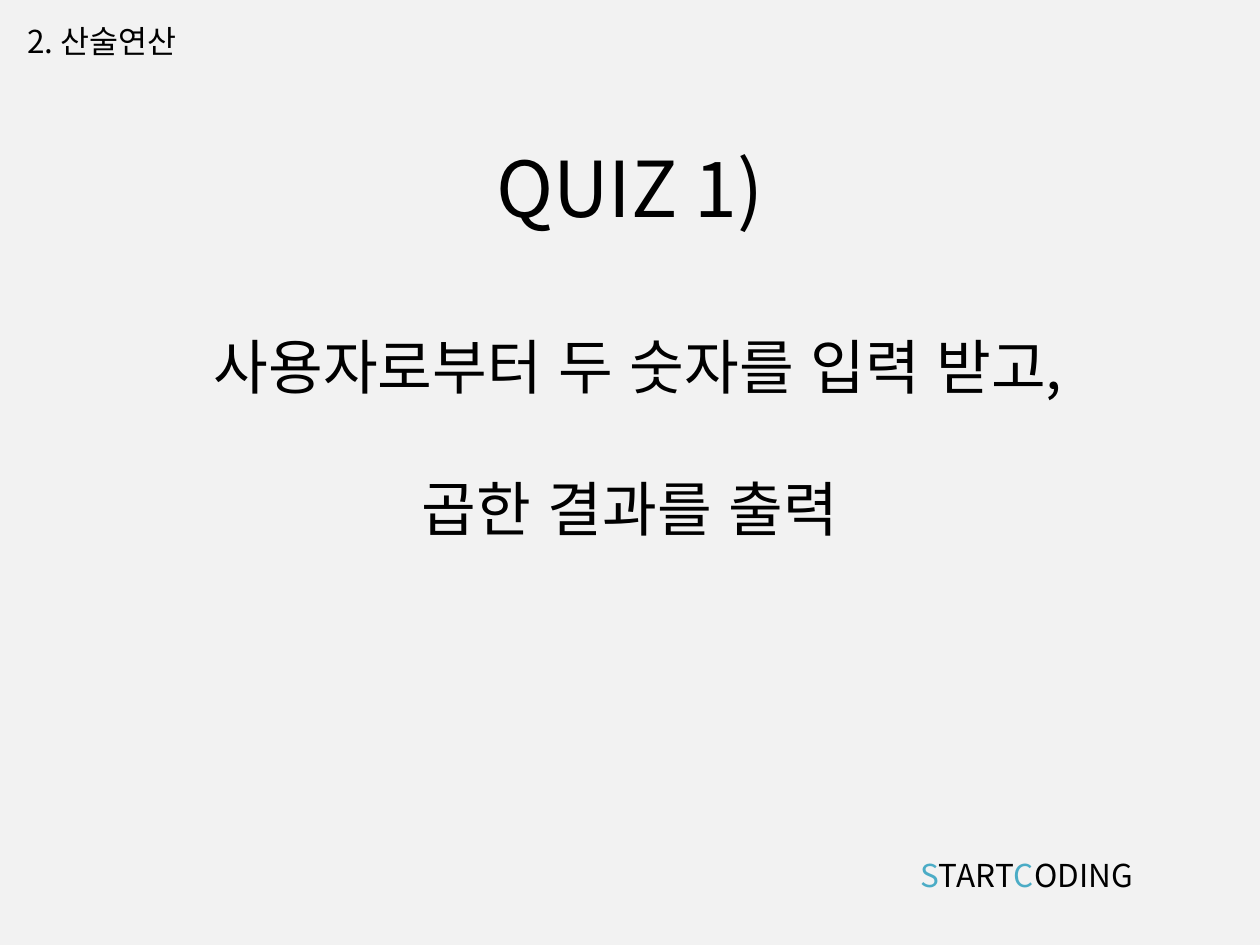
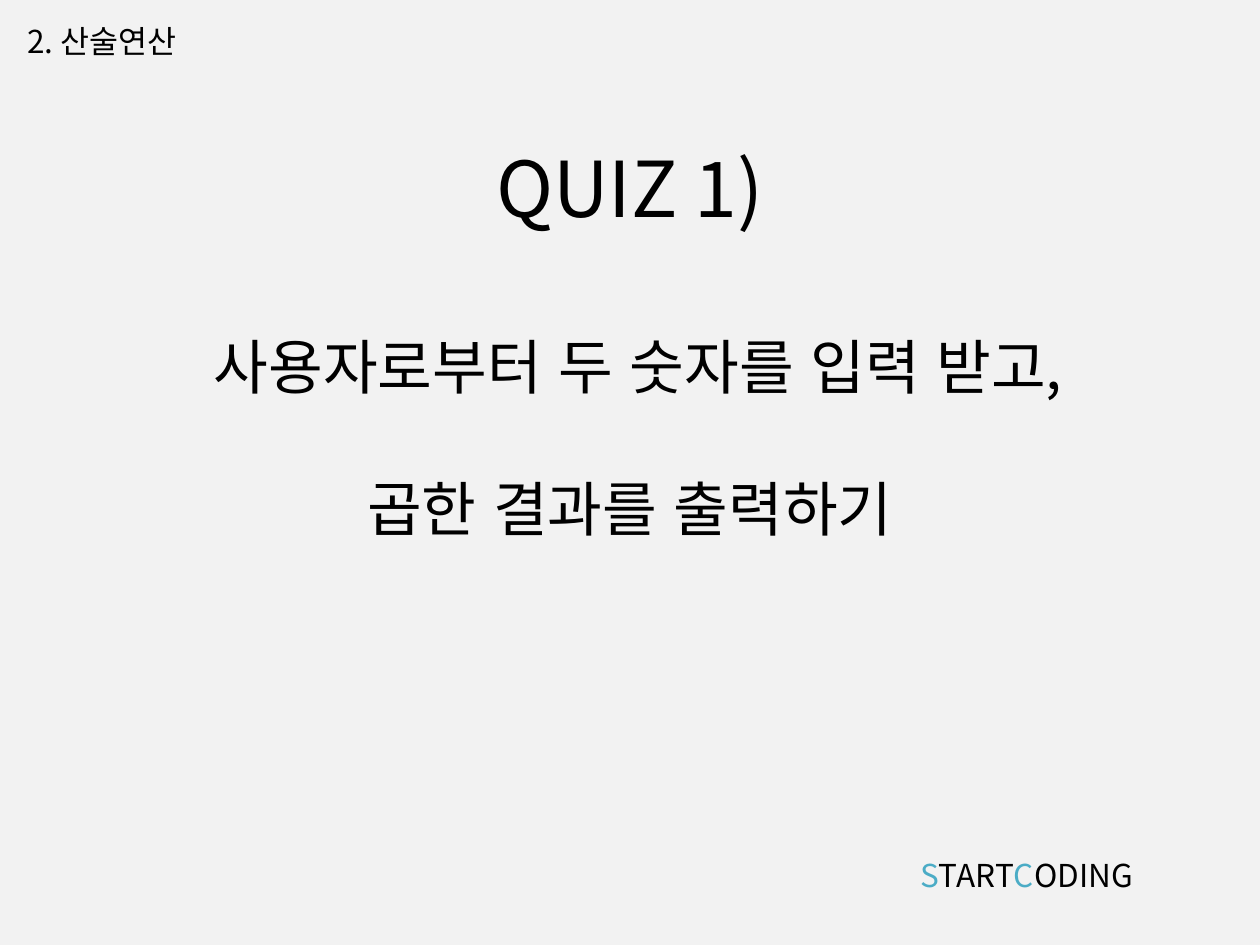
Before and after one commit to kwonkijun/python, a slide deck: slide 8 of 파이썬기초(PPT)/파이썬 기초 4강_연산과 연산자.pptx. Drawn at 1260x945 pixels with LibreOffice and Linux fonts; fonts in the diff are those of the drawing. Boxes give left, top, right and bottom in pixels: in the first picture for what was removed or moved away, otherwise in the second. Text is boxed around its words. In the diff, an @@ line names an element or a change of style, - is before the commit and + after.

```diff
--- a/파이썬기초(PPT)/파이썬 기초 4강_연산과 연산자.pptx
+++ b/파이썬기초(PPT)/파이썬 기초 4강_연산과 연산자.pptx
@@ text at (x1=367, y1=481, x2=893, y2=536): text changed @@
-곱한 결과를 출력
+곱한 결과를 출력하기
```
Also in this commit, not shown: 2 other slides changed, 15 other files.
